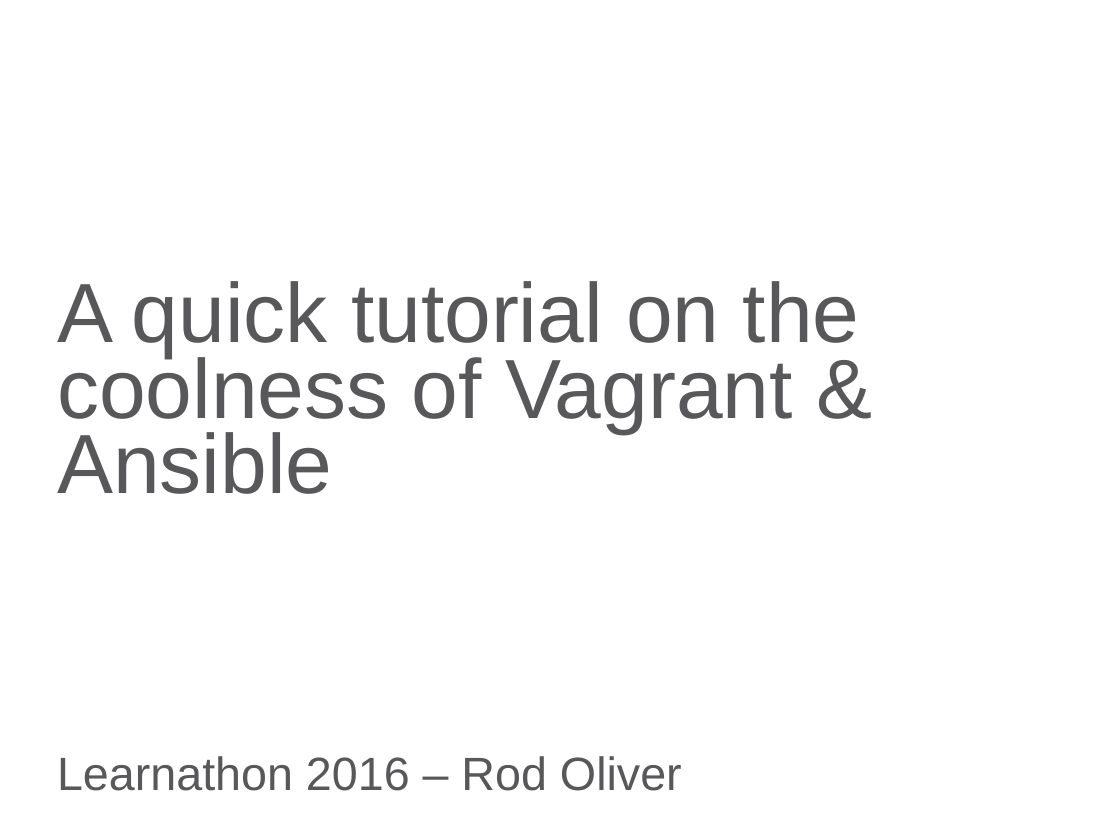
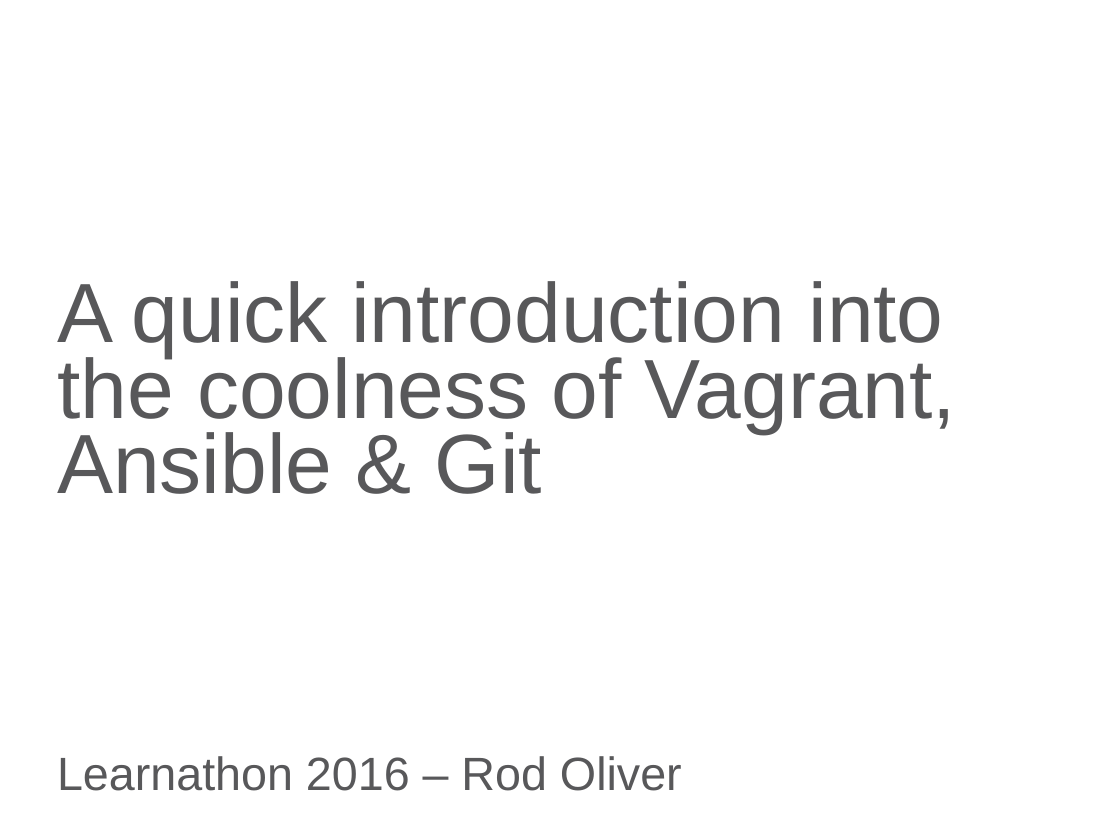
Before and after one commit to iamroddo/learnathon, a slide deck: slide 1 of Vagrant-Ansible-Git_Learnathon.pptx. Drawn at 1120x840 pixels with LibreOffice and Linux fonts; fonts in the diff are those of the drawing; background and template pictures are left out. Boxes give left, top, right and bottom in pixels: in the first picture for what was removed or moved away, otherwise in the second. Text is boxed around its words. In the diff, an @@ line names an element or a change of style, - is before the commit and + after.

```diff
--- a/Vagrant-Ansible-Git_Learnathon.pptx
+++ b/Vagrant-Ansible-Git_Learnathon.pptx
@@ title at (57,281,956,494): text changed @@
-A quick tutorial on the coolness of Vagrant & Ansible
+A quick introduction into the coolness of Vagrant, Ansible & Git
```
Also in this commit, not shown: 27 other slides changed, 5 slides added, 1 slide removed, 6 other files.
